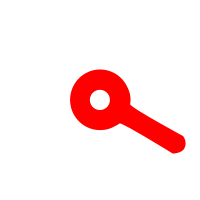
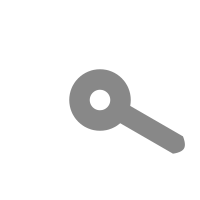
Two versions of the same layered image (200 × 200). Layer-by-layer changes:
removed layer "Ellipse 1 copy 2" over (70, 69, 186, 154)
added group "Group 1" with 2 layers over (69, 69, 185, 154)
added layer "Bar" in group "Group 1" over (117, 104, 185, 154)
added layer "Sphere" in group "Group 1" over (69, 69, 131, 131)
